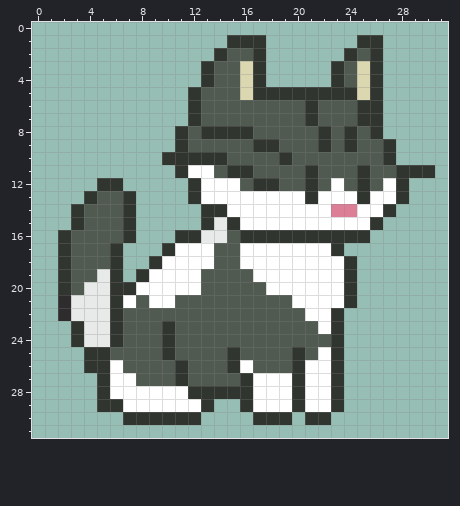
File history of a pixel-art sprite, Assets/Cats/Cat1/Gatinho1.png. That is the earlier state.
The file is 32x32 pixels.
After the commit:
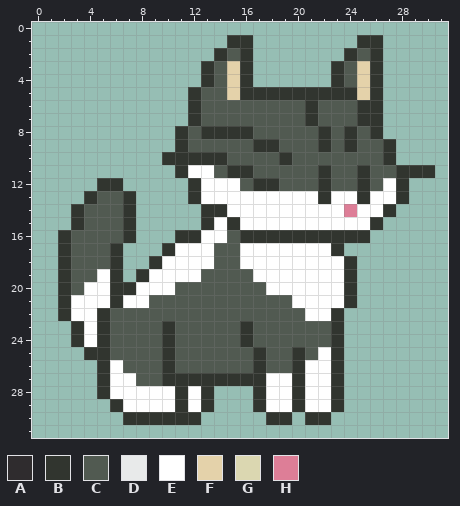
Palette (. is transparent): A #2f2c2e  B #31352f  C #515a51  D #e8eaea  E #ffffff  F #e4d2aa  G #dbd7b1  H #dd7e97
Change:
Colour A becomes colour B in rows 21 to 22 at x 2.
Colour C becomes colour B in row 2 at x 16; in rows 11 to 12 at x 22; in rows 23 to 24 at x 16; in row 25 at x 17; in row 26 at x 10 and 17; in row 27 at x 10 and 12 to 15.
Colour D becomes colour B in rows 22 to 24 at x 5.
Colour E becomes colour B in row 13 at x 22; in row 27 at x 17; in rows 28 to 29 at x 11 and 17.
Colour G becomes colour B in rows 3 to 5 at x 16.
Colour B becomes colour C in rows 11 to 12 at x 21; in rows 22 to 24 at x 6; in row 25 at x 15; in row 26 at x 11 and 15.
Colour E becomes colour C in row 12 at x 23; in row 20 at x 11 to 12; in row 21 at x 9 to 10; in row 23 at x 22; in row 26 at x 16.
Colour B becomes colour E in row 13 at x 21; in row 28 at x 12.
Colour C becomes colour E in row 21 at x 8.
Colour D becomes colour E in row 15 at x 14; in row 16 at x 13 to 14; in row 19 at x 5; in row 20 at x 4 to 5; in row 21 at x 3 to 5; in row 22 at x 3 to 4.
Colour D becomes colour E in rows 23 to 24 at x 4.
Colour H becomes colour E in row 14 at x 23.
Colour C becomes colour F in rows 3 to 5 at x 15.
Colour G becomes colour F in rows 3 to 5 at x 25.
The author cleared colour B in rows 1 to 4 at x 17; in row 26 at x 4; in row 28 at x 14 to 16; in row 29 at x 5 and 16; in row 30 at x 17.
Boxes around the changes in both pictures, in picture pixels (x1, y1, x2, y2):
changed: (227, 35, 266, 100)
changed: (357, 61, 370, 100)
changed: (305, 165, 344, 217)
changed: (58, 217, 266, 425)
changed: (318, 321, 331, 334)
